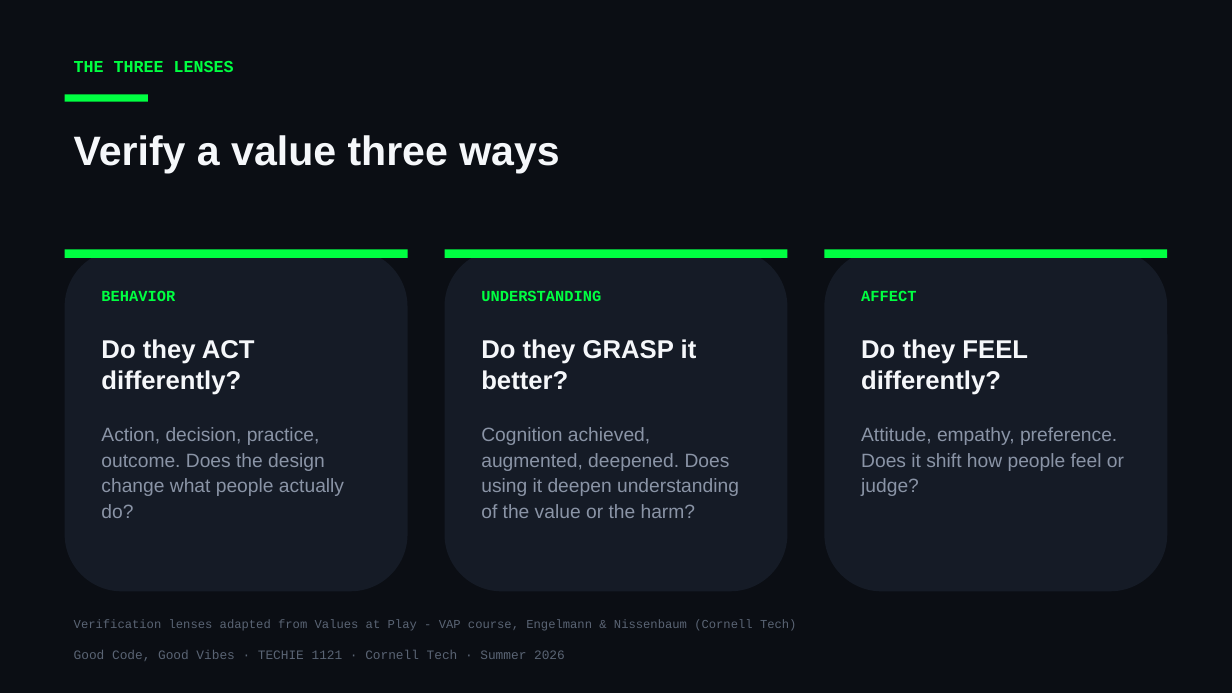
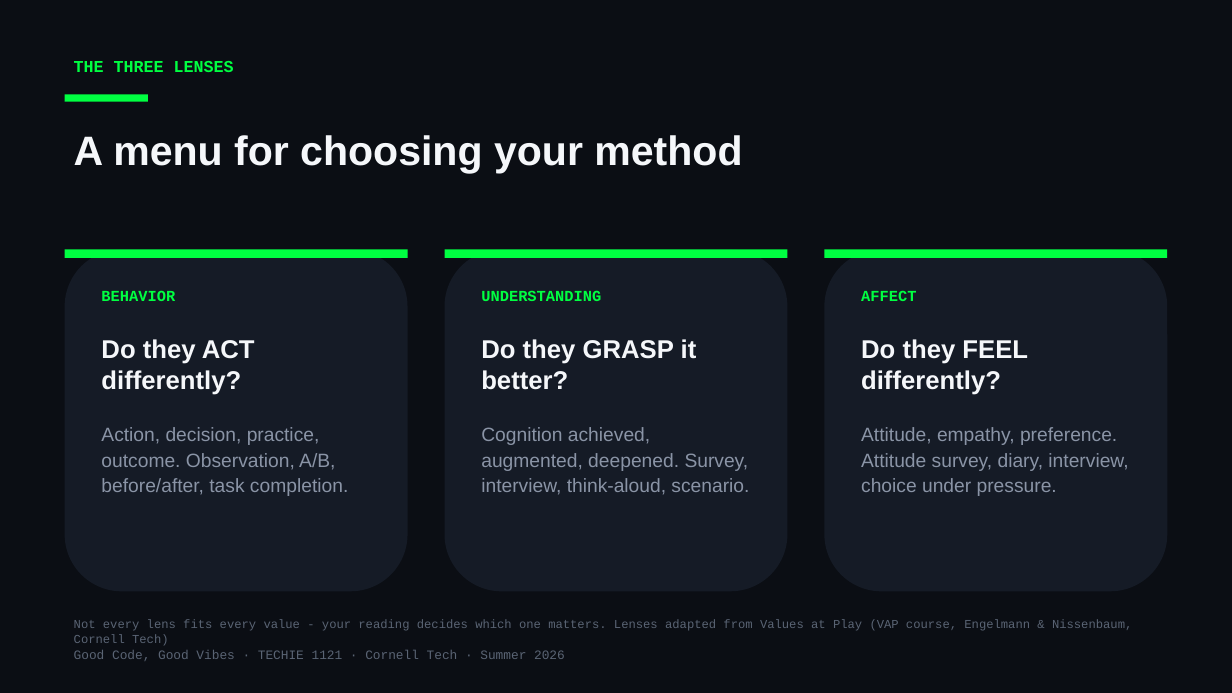
Before and after one commit to Cornell-Tech-Vibe-Coding-Summer-2026/website, a slide deck: slide 7 of slides/Week3-Tue-User-Testing-II.pptx (slide 6 before the commit). Drawn at 1232x693 pixels with LibreOffice and Linux fonts; fonts in the diff are those of the drawing. Boxes give left, top, right and bottom in pixels: in the first picture for what was removed or moved away, otherwise in the second. Text is boxed around its words. In the diff, an @@ line names an element or a change of style, - is before the commit and + after.

```diff
--- a/slides/Week3-Tue-User-Testing-II.pptx
+++ b/slides/Week3-Tue-User-Testing-II.pptx
@@ text at <box>74,135,742,174</box>: text changed @@
-Verify a value three ways
+A menu for choosing your method
@@ text at <box>101,427,348,496</box>: text changed @@
-Action, decision, practice, outcome. Does the design change what people actually do?
+Action, decision, practice, outcome. Observation, A/B, before/after, task completion.
@@ text at <box>481,427,749,495</box>: text changed @@
-Cognition achieved, augmented, deepened. Does using it deepen understanding of the value or the harm?
+Cognition achieved, augmented, deepened. Survey, interview, think-aloud, scenario.
@@ text at <box>861,427,1128,496</box>: text changed @@
-Attitude, empathy, preference. Does it shift how people feel or judge?
+Attitude, empathy, preference. Attitude survey, diary, interview, choice under pressure.
@@ text at <box>74,619,1132,645</box>: text changed @@
-Verification lenses adapted from Values at Play - VAP course, Engelmann & Nissenbaum (Cornell Tech)
+Not every lens fits every value - your reading decides which one matters. Lenses adapted from Values at Play (VAP course, Engelmann & Nissenbaum, Cornell Tech)
```
Also in this commit, not shown: 11 other slides changed, 3 slides added, 1 slide removed, 2 other files.
